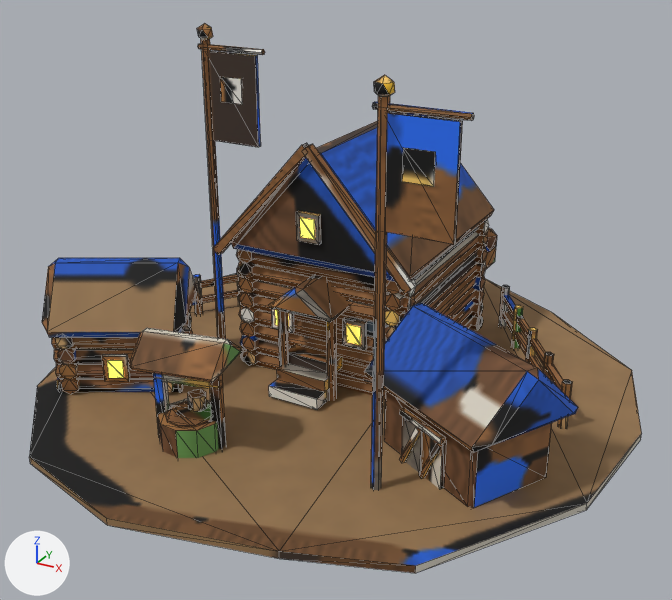
A saved change to the glTF model game/assets/models/residence_dl2_blue.glb.
Before and after are seen from a 50 mm lens placed at (1.074, -1.934, 1.186), pointed at (0.042, -0.057, 0.248). Arrows for +X, +Y and +Z are at lower left; the lights stay in place. The first picture is the older version. Mesh edges are drawn as thin lines. Vertices at exactly the same position are counted once.

In view in the first picture: 'residence_dl2_blue'.
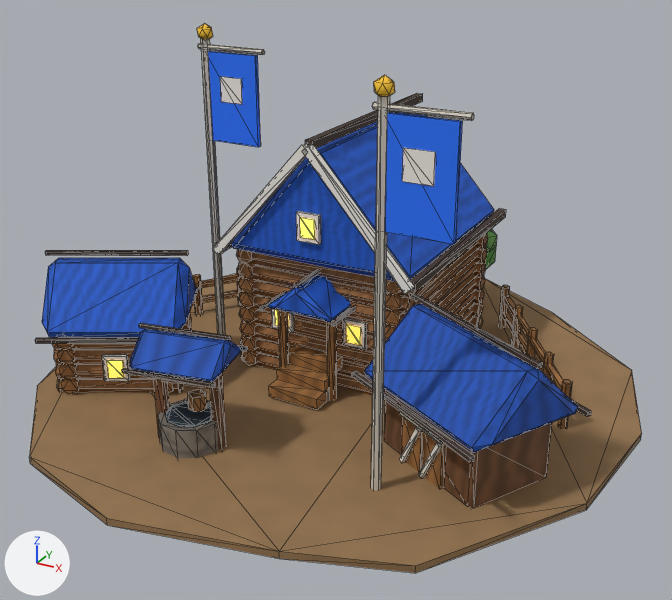
What differs and where, as boxes (x1, y1, x2, y2) in the pictures (672 x 600 px):
```json
{"part": 1, "of": "me_m", "change": "added", "after": [294, 269, 320, 288]}
{"part": 2, "of": "me_m", "change": "added", "after": [331, 306, 356, 327]}
{"part": 3, "of": "me_m", "change": "added", "after": [260, 291, 287, 310]}
{"part": 4, "of": "me_m", "change": "added", "after": [410, 292, 542, 369]}
{"part": 5, "of": "me_m", "change": "added", "after": [569, 398, 591, 417]}
{"part": 6, "of": "me_m", "change": "added", "after": [139, 323, 231, 340]}
{"part": 7, "of": "me_m", "change": "added", "after": [122, 368, 216, 387]}
{"part": 8, "of": "me_m", "change": "added", "after": [237, 345, 248, 351]}
{"part": 9, "of": "me_m", "change": "built on", "before": [220, 143, 309, 254], "after": [35, 93, 506, 462]}
{"part": 10, "of": "me_m", "change": "surface changed", "before": [29, 23, 641, 573], "after": [29, 23, 641, 573]}
```

Edits to the scene script, one JSON object a line:
```json
{"block": "me_m", "where": "# used by ob_residence_dl2_blue; location = (0.0, 0.0, 0.0)"}
{"op": "remove", "block": "me_m", "code": "me_m.from_pydata(...)  # 1470 vertices, 2424 faces; spans x -0.75..0.79, y -0.78..0.83, z -0.01..0.89"}
{"op": "add", "block": "me_m", "code": "me_m.from_pydata(...)  # 1590 vertices, 2604 faces; spans x -0.75..0.79, y -0.78..0.83, z -0.01..0.89"}
{"block": "me_m", "change": "me_m part 1: a new loose piece, a box spanning x -0.004..0.004, y -0.18..-0.04, z 0.3176..0.3256, in mat_baked (picture img_bake)"}
{"block": "me_m", "change": "me_m part 2: a new loose piece, a box spanning x 0.096..0.104, y -0.18..-0.04, z 0.2384..0.2464, in mat_baked (picture img_bake)"}
{"block": "me_m", "change": "me_m part 3: a new loose piece, a box spanning x -0.104..-0.096, y -0.18..-0.04, z 0.2384..0.2464, in mat_baked (picture img_bake)"}
{"block": "me_m", "change": "me_m part 4: the loose piece of 8 vertices spanning x -0.01..0.28, y -0.13..-0.11, z 0.34..0.65 is copied, and the copy is multiplied about its middle by the matrix ((-0.596, -0.489, 0.668), (0.326, -0.895, -0.365), (0.761, 0.0, 0.679)), then moved by (0.33, -0.1, -0.16); it spans x 0.27..0.65, y -0.32..-0.12, z 0.33..0.34"}
{"block": "me_m", "change": "me_m part 5: the loose piece of 8 vertices spanning x 0.29..0.63, y 0.02..0.5, z 0.09..0.11 is copied, and the copy is scaled about its middle by (-1.14, -0.416, 0.7), then moved by (0.08, -0.34, 0.08); it spans x 0.35..0.72, y -0.18..0.03, z 0.17..0.18"}
{"block": "me_m", "change": "me_m part 6: the loose piece of 8 vertices spanning x -0.45..-0.39, y -0.39..-0.35, z 0.05..0.12 is copied, and the copy is scaled about its middle by (3.93, 1.42, 0.111), then moved by (0.3, -0.09, 0.21); it spans x -0.23..-0.01, y -0.49..-0.43, z 0.29..0.3"}
{"block": "me_m", "change": "me_m part 7: the loose piece of 8 vertices spanning x -0.45..-0.39, y -0.39..-0.35, z 0.05..0.12 is copied, and the copy is scaled about its middle by (3.93, 1.42, 0.111), then moved by (0.32, -0.18, 0.14); it spans x -0.21..0.01, y -0.57..-0.52, z 0.22..0.23"}
{"block": "me_m", "change": "me_m part 8: the loose piece of 8 vertices spanning x -0.45..-0.39, y -0.39..-0.35, z 0.05..0.12 is copied, and the copy is scaled about its middle by (3.93, 1.42, 0.111), then moved by (0.28, 0.0, 0.14); it spans x -0.25..-0.03, y -0.4..-0.35, z 0.22..0.23"}
{"block": "me_m", "change": "me_m part 9"}
{"block": "me_m", "change": "14 faces are deleted"}
{"block": "me_m", "change": "48 vertices are added at x -0.72..0.57, y -0.49..0.51, z 0.17..0.66"}
{"block": "me_m", "change": "8 new vertices lie (0.0, 0.62, 0.0) away from vertices in x -0.26..0.26, y -0.11, z 0.34..0.66"}
{"block": "me_m", "change": "98 new faces join them, mat_baked (picture img_bake)"}
{"block": "me_m", "change": "me_m part 10: 2386 kept faces spanning x -0.75..0.79, y -0.78..0.83, z -0.01..0.89 get new texture (UV) coordinates"}
```
